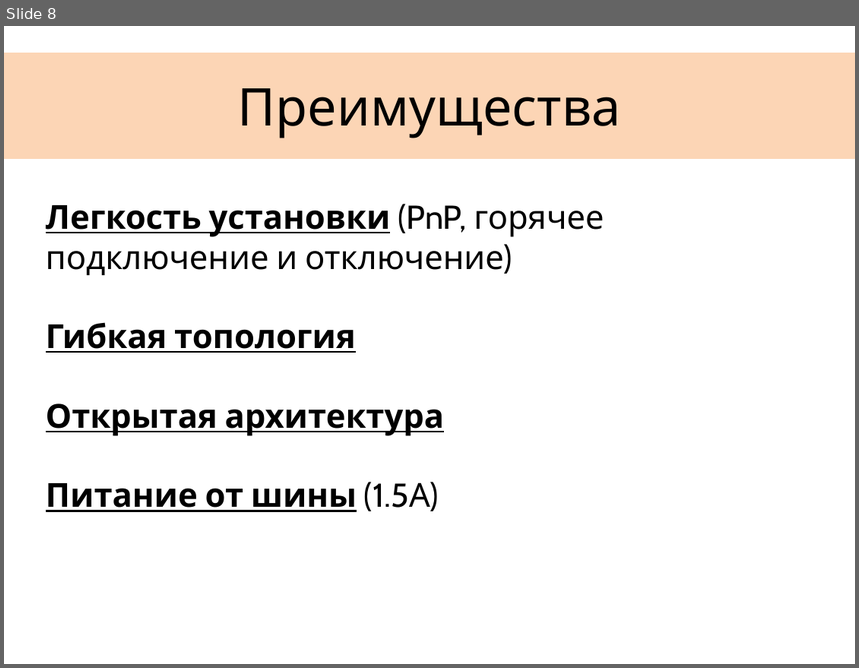
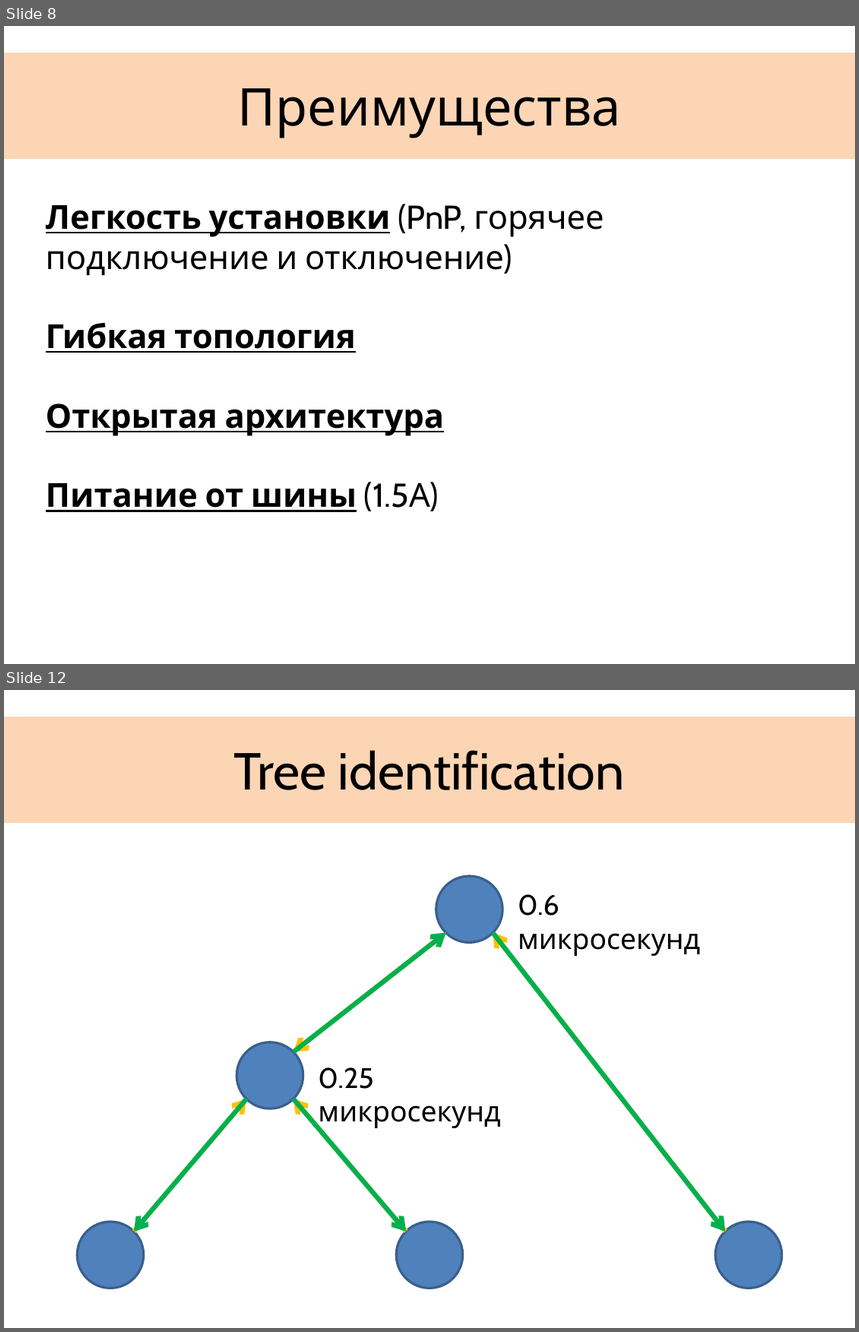
Before and after one commit to gosha92/FireWire, a slide deck: FireWire.pptx. Shown one above the other, each under a label of ours: slide 8 before the commit, slides 8 and 12 after it; the slides between them are not shown. The pictures are 859x668 and 859x1332 pixels, drawn with LibreOffice and Linux fonts; fonts in the diff are those of the drawing. Boxes give left, top, right and bottom in pixels: in the first picture for what was removed or moved away, otherwise in the second. Text is boxed around its words. In the diff, an @@ line names an element or a change of style, - is before the commit and + after.

```diff
--- a/FireWire.pptx
+++ b/FireWire.pptx
@@ slide 12 added at bbox=[4, 690, 855, 1328], background #FFFFFF; not listed: 1 template element that a slide beside it also shows @@
@@ title added at bbox=[234, 750, 625, 790], 44 pt, text #000000 @@
+Tree identification
@@ ellipse added at bbox=[436, 876, 503, 943], fill #4F81BD, outline #3A5F8C 2 pt @@
@@ text added at bbox=[518, 894, 700, 956], 24 pt, text #000000 @@
+0.6 микросекунд
@@ line added from (446, 932) to (294, 1053), #4B7EBC 0.75 pt @@
@@ double arrow added from (294, 1053) to (446, 932), #FFC000 4 pt @@
@@ arrow added from (294, 1053) to (446, 932), #00B050 4 pt @@
@@ line added from (493, 932) to (725, 1231), #4B7EBC 0.75 pt @@
@@ arrow added from (725, 1231) to (493, 932), #FFC000 4 pt @@
@@ arrow added from (493, 932) to (725, 1231), #00B050 4 pt @@
@@ ellipse added at bbox=[237, 1043, 303, 1109], fill #4F81BD, outline #3A5F8C 2 pt @@
@@ text added at bbox=[318, 1068, 500, 1130], 24 pt, text #000000 @@
+0.25 микросекунд
@@ line added from (246, 1100) to (134, 1231), #4B7EBC 0.75 pt @@
@@ arrow added from (134, 1231) to (246, 1100), #FFC000 4 pt @@
@@ arrow added from (246, 1100) to (134, 1231), #00B050 4 pt @@
@@ line added from (294, 1100) to (406, 1231), #4B7EBC 0.75 pt @@
@@ arrow added from (406, 1231) to (294, 1100), #FFC000 4 pt @@
@@ arrow added from (294, 1100) to (406, 1231), #00B050 4 pt @@
@@ ellipse added at bbox=[77, 1222, 144, 1288], fill #4F81BD, outline #3A5F8C 2 pt @@
@@ ellipse added at bbox=[396, 1222, 463, 1288], fill #4F81BD, outline #3A5F8C 2 pt @@
@@ ellipse added at bbox=[715, 1222, 782, 1288], fill #4F81BD, outline #3A5F8C 2 pt @@
```
Also in this commit, not shown: 2 slides changed, 7 other slides added, 1 slide removed.
